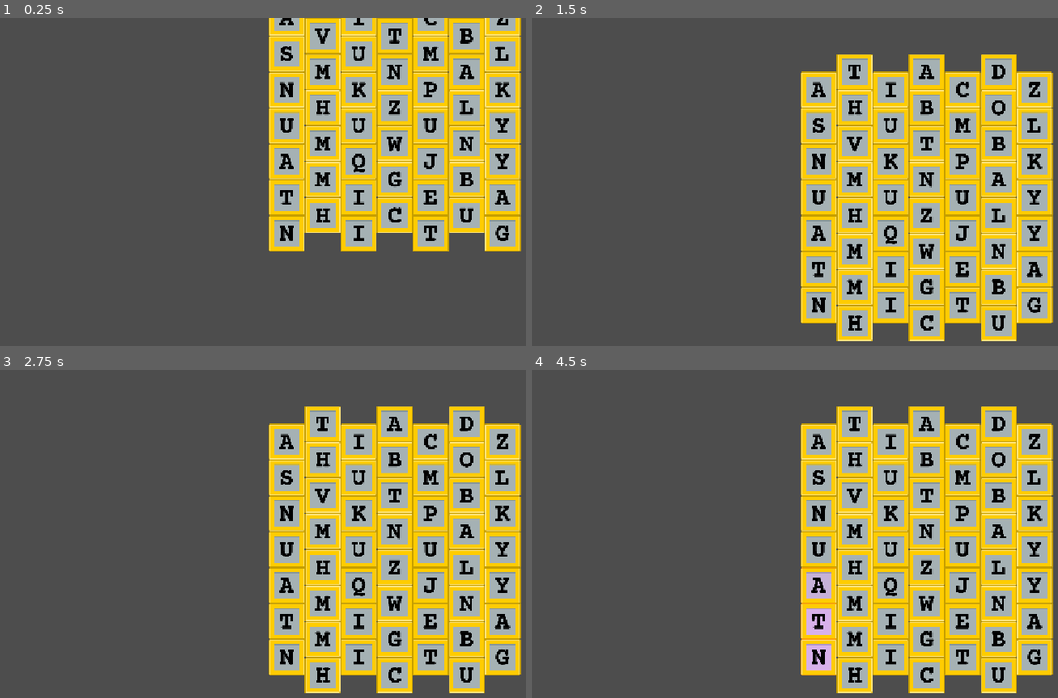
Above: before the commit, frames 1-4 (two rows, left to right).
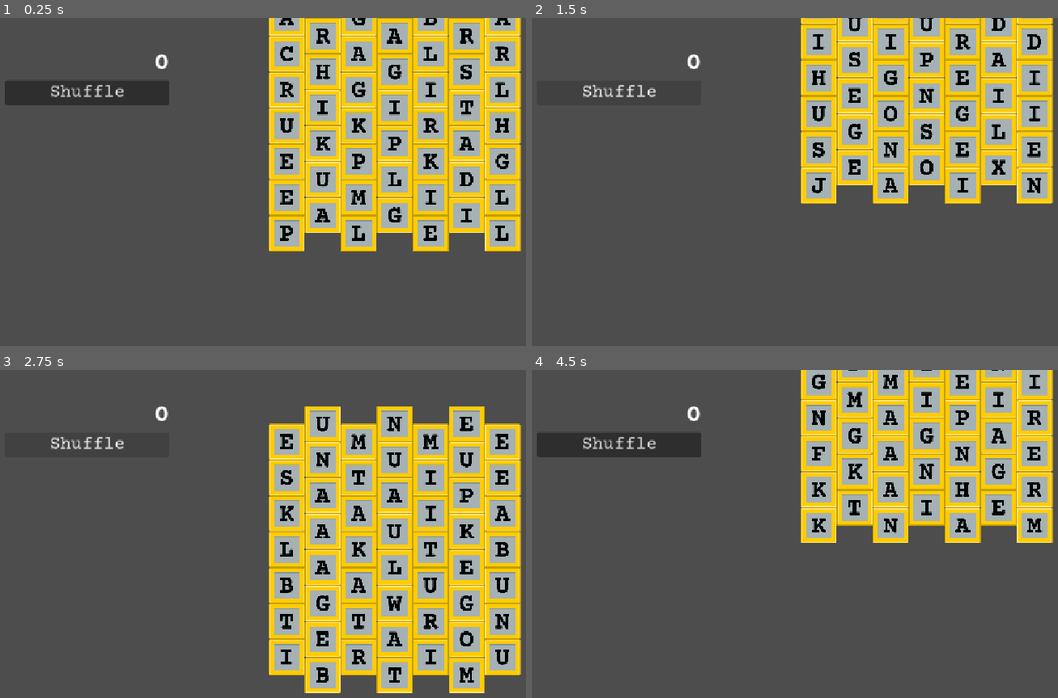
Above: after the commit, the same moments.

Repository: Kurrahman/kutubuku-godot
Game: Godot game, scene res://scenes/Game.tscn
Same seed, same stepped clock (60 frames per second), same inputs: the game is played once before the commit and once after it.
Inputs (mouse positions are in pixels of both pictures, inside the frame that each line leads up to):
- Up to frame 1 (0.25 s): no input
- Up to frame 2 (1.5 s): click (621, 93) at 0.5 s, where only the run after the commit has a clickable "Shuffle"; click (621, 93) at 1.25 s, where only the run after the commit has a clickable "Shuffle"
- Up to frame 3 (2.75 s): click (89, 445) at 2 s, where only the run after the commit has a clickable "Shuffle"
- Up to frame 4 (4.5 s): tap Enter at 2.75, 4.25 s; move the mouse to (821, 658) at 2.77 s; click (821, 658) at 2.92 s; tap Space at 3.5 s; move the mouse to (821, 622) at 3.52 s; click (821, 622) at 3.67 s; move the mouse to (821, 586) at 4.27 s; click (821, 586) at 4.42 s

The runs differ from the first frame. In frame 1, 4.7% of the frame differs, in the area x 0-98%, y 0-68%; in frame 2, 37%; in frame 3, 2.9%; in frame 4, 40%, in the area x 0-100%, y 0-99%.

Commit message:
add basic game mechanic

Diff:
--- /dev/null
+++ b/game-components/Sidebar.tscn
@@ -0,0 +1,26 @@
+[gd_scene format=3 uid="uid://damkepm57esnn"]
+
+[ext_resource type="Script" uid="uid://cvcdvhqwp33rn" path="res://scripts/score.gd" id="1_f2jtf"]
+[ext_resource type="FontFile" uid="uid://xsv5kaod5wnw" path="res://assets/fonts/CourierPrime-Bold.ttf" id="1_xoiwc"]
+[ext_resource type="FontFile" uid="uid://n5vv741o16jp" path="res://assets/fonts/CourierPrime-Regular.ttf" id="3_o5ujk"]
+
+[node name="Sidebar" type="VBoxContainer" unique_id=1289619566]
+offset_left = -144.0
+offset_top = -256.0
+offset_right = 148.0
+offset_bottom = 256.0
+script = ExtResource("1_f2jtf")
+
+[node name="Score" type="Label" parent="." unique_id=1474751347]
+layout_mode = 2
+size_flags_horizontal = 8
+theme_override_fonts/font = ExtResource("1_xoiwc")
+theme_override_font_sizes/font_size = 45
+
+[node name="Button" type="Button" parent="." unique_id=1163351935]
+layout_mode = 2
+theme_override_fonts/font = ExtResource("3_o5ujk")
+theme_override_font_sizes/font_size = 32
+text = "Shuffle"
+
+[connection signal="pressed" from="Button" to="." method="_on_shuffle_pressed"]
--- a/game-components/Tile.tscn
+++ b/game-components/Tile.tscn
@@ -18,6 +18,18 @@
 "update": 0,
 "values": [Vector2(0, 0)]
 }
+tracks/1/type = "value"
+tracks/1/imported = false
+tracks/1/enabled = true
+tracks/1/path = NodePath("Label:offset_transform_position")
+tracks/1/interp = 1
+tracks/1/loop_wrap = true
+tracks/1/keys = {
+"times": PackedFloat32Array(0),
+"transitions": PackedFloat32Array(1),
+"update": 0,
+"values": [Vector2(0, 0)]
+}
 
 [sub_resource type="Animation" id="Animation_2isxq"]
 resource_name = "shake"
@@ -30,6 +42,18 @@
 tracks/0/loop_wrap = true
 tracks/0/keys = {
 "times": PackedFloat32Array(0.001, 0.03, 0.07, 0.1, 0.13),
+"transitions": PackedFloat32Array(1, 1, 1, 1, 1),
+"update": 0,
+"values": [Vector2(0, 0), Vector2(32, 0), Vector2(0, 0), Vector2(-32, 0), Vector2(0, 0)]
+}
+tracks/1/type = "value"
+tracks/1/imported = false
+tracks/1/enabled = true
+tracks/1/path = NodePath("Label:offset_transform_position")
+tracks/1/interp = 1
+tracks/1/loop_wrap = true
+tracks/1/keys = {
+"times": PackedFloat32Array(0, 0.03, 0.07, 0.1, 0.13),
 "transitions": PackedFloat32Array(1, 1, 1, 1, 1),
 "update": 0,
 "values": [Vector2(0, 0), Vector2(32, 0), Vector2(0, 0), Vector2(-32, 0), Vector2(0, 0)]
@@ -67,9 +91,12 @@
 grow_horizontal = 2
 grow_vertical = 2
 size_flags_horizontal = 4
+offset_transform_enabled = true
+offset_transform_visual_only = false
 theme_override_colors/font_color = Color(0, 0, 0, 1)
 theme_override_fonts/font = ExtResource("3_3njqm")
 theme_override_font_sizes/font_size = 180
+text = "P"
 horizontal_alignment = 1
 vertical_alignment = 1
 
--- a/scenes/Game.tscn
+++ b/scenes/Game.tscn
@@ -1,8 +1,18 @@
 [gd_scene format=3 uid="uid://dk1beeesexyy0"]
 
 [ext_resource type="PackedScene" uid="uid://c5pnga6wfcq1a" path="res://game-components/Board.tscn" id="1_ibkli"]
+[ext_resource type="PackedScene" uid="uid://damkepm57esnn" path="res://game-components/Sidebar.tscn" id="2_qbsmt"]
 
 [node name="Game" type="Node2D" unique_id=1896338393]
 
 [node name="Board" parent="." unique_id=907200007 instance=ExtResource("1_ibkli")]
 position = Vector2(832, 320)
+
+[node name="Sidebar" parent="." unique_id=1289619566 instance=ExtResource("2_qbsmt")]
+offset_left = 139.0
+offset_top = 55.0
+offset_right = 431.0
+offset_bottom = 567.0
+
+[connection signal="word_submitted" from="Board" to="Sidebar" method="_on_board_word_submitted"]
+[connection signal="shuffle" from="Sidebar" to="Board" method="_on_shuffle_pressed"]
--- a/scripts/board.gd
+++ b/scripts/board.gd
@@ -1,4 +1,6 @@
 extends Node2D
+
+signal word_submitted(word)
 
 var columns = []
 var column_heights = [7,8,7,8,7,8,7]
@@ -31,12 +33,20 @@
 		column.remove_tile(tile)
 
 func fill_board():
-	for column in columns:
+	for column in self.columns:
 		column.fill_column()
 
 func collapse_board():
 	for column in self.columns:
 		column.collapse_column()
+
+func empty_board():
+	for column in self.columns:
+		column.empty_column()
+
+func reset_board():
+	empty_board()
+	fill_board()
 
 func get_wait_duration():
 	var max_tile_in_column = 0
@@ -50,31 +60,49 @@
 		if (n > max_tile_in_column): max_tile_in_column = n
 	return max_tile_in_column * 0.1
 
+func remove_submitted_word():
+	var duration = get_wait_duration()
+	for t in self.selected_tiles:
+		remove_tile(t)
+		self.selected_tiles = []
+		collapse_board()
+	await get_tree().create_timer(duration).timeout
+	fill_board()
+
+func unselect_all_tiles():
+	for t in self.selected_tiles:
+		t.unselect()
+	self.selected_tiles = []
+
+func submit_word():
+	var word = get_selected_word()
+	if not Dict.word_lookup(word):
+		shake_selected_tiles()
+		return
+	word_submitted.emit(word)
+	remove_submitted_word()
+
 func _on_tile_clicked(tile):
 	if !self.selected_tiles.is_empty():
+		# theres already selected tiles
 		var last_tile = self.selected_tiles.back()
-		var word = get_selected_word()
 		if last_tile == tile:
-			if not Dict.word_lookup(word):
-				shake_selected_tiles()
-				return
-			var duration = get_wait_duration()
-			for t in self.selected_tiles:
-				remove_tile(t)
-			self.selected_tiles = []
-			collapse_board()
-			await get_tree().create_timer(duration).timeout
-			fill_board()
+			# click on last tile
+			submit_word()
+			return
+		elif not tile.is_selected and not last_tile.is_neighbor(tile):
+			unselect_all_tiles()
 			return
 
-		if last_tile != null and not tile.is_selected:
-			if not last_tile.is_neighbor(tile):
-				return
 	if (tile not in selected_tiles):
 		tile.select()
 		self.selected_tiles.append(tile)
 	else:
-		var idx = self.selected_tiles.find(tile)
+		var idx = self.selected_tiles.find(tile) + 1
 		for i in range(len(self.selected_tiles) - idx):
 			self.selected_tiles[idx].unselect()
 			self.selected_tiles.remove_at(idx)
+
+
+func _on_shuffle_pressed() -> void:
+	reset_board()
--- a/scripts/column.gd
+++ b/scripts/column.gd
@@ -20,7 +20,7 @@
 	fill_column()
 
 func fill_column() -> void:
-	spawn_tile(self.row - len(stack))
+	spawn_tile(self.row - len(self.stack))
 
 func spawn_tile(n :int = 1) -> void:
 	if (len(stack) < self.row):
@@ -28,7 +28,7 @@
 			var start_y = -(tile_height * (self.row + i))
 			var end_y = -(tile_height * (len(stack)))
 			var new_tile = tile_scene.instantiate()
-			stack.append(new_tile)
+			self.stack.append(new_tile)
 			new_tile.position.y = start_y
 			new_tile.tile_clicked.connect(_on_tile_clicked)
 			add_child(new_tile)
@@ -36,12 +36,18 @@
 
 func collapse_column():
 	for i in len(stack):
-		stack[i].move_to(-(tile_height * i))
+		self.stack[i].move_to(-(tile_height * i))
 
 func remove_tile(tile):
 	if tile not in stack: return
-	stack.remove_at(stack.find(tile))
+	self.stack.remove_at(self.stack.find(tile))
 	tile.queue_free()
+
+func empty_column():
+	for i in range(len(self.stack)):
+		var tile = self.stack.pop_back()
+		tile.queue_free()
+
 
 func _on_tile_clicked(tile):
 	tile_clicked.emit(tile)
--- a/scripts/dict.gd
+++ b/scripts/dict.gd
@@ -21,9 +21,9 @@
 		var middle = (left + right) / 2
 		if (middle == left): break
 		if word < self.dictionary[middle]:
-			right = middle - 1
+			right = middle
 		elif word > self.dictionary[middle]:
-			left = middle + 1
+			left = middle
 		else: return true
 	return word == self.dictionary[left]
 
--- /dev/null
+++ b/scripts/score.gd
@@ -0,0 +1,67 @@
+extends VBoxContainer
+var word_score = {
+	"A": 50,
+	"B": 150,
+	"C": 150,
+	"D": 100,
+	"E": 50,
+	"F": 200,
+	"G": 100,
+	"H": 200,
+	"I": 50,
+	"J": 400,
+	"K": 250,
+	"L": 50,
+	"M": 150,
+	"N": 50,
+	"O": 50,
+	"P": 150,
+	"Q": 500,
+	"R": 50,
+	"S": 50,
+	"T": 50,
+	"U": 50,
+	"V": 200,
+	"W": 200,
+	"X": 400,
+	"Y": 200,
+	"Z": 500,
+}
+var score: int = 0
+@onready var score_text: Label = $Score
+
+signal shuffle
+# Called when the node enters the scene tree for the first time.
+func _ready() -> void:
+	self.score_text.text = '0'
+	pass # Replace with function body.
+
+# Called every frame. 'delta' is the elapsed time since the previous frame.
+func _process(delta: float) -> void:
+	pass
+
+func get_multiplier(word) -> float:
+	var n = len(word)
+	match n:
+		2: return 1.0
+		3: return 1.0
+		4: return 1.2
+		5: return 1.5
+		6: return 2
+		7: return 3
+		_: return 5
+
+func calculate_word_score(word) -> int:
+	var score = 0
+	for c in word:
+		score += self.word_score.get(c)
+	return score * get_multiplier(word)
+
+
+func _on_board_word_submitted(word: Variant) -> void:
+	self.score += calculate_word_score(word)
+	self.score_text.text = str(self.score)
+
+
+func _on_shuffle_pressed() -> void:
+	shuffle.emit()
--- a/scripts/utils.gd
+++ b/scripts/utils.gd
@@ -1,21 +1,50 @@
 extends Node
+var letter_dist= {
+	"A": 14.492949,
+	"B": 2.931469,
+	"C": 0.912545,
+	"D": 2.019922,
+	"E": 10.593054,
+	"F": 0.550071,
+	"G": 4.662511,
+	"H": 1.51226,
+	"I": 7.148434,
+	"J": 0.834961,
+	"K": 5.594015,
+	"L": 3.885425,
+	"M": 5.468035,
+	"N": 9.955171,
+	"O": 3.491769,
+	"P": 3.44936,
+	"Q": 0.005239,
+	"R": 6.242625,
+	"S": 4.626338,
+	"T": 4.828655,
+	"U": 4.631078,
+	"V": 0.191839,
+	"W": 0.445545,
+	"X": 0.007235,
+	"Y": 0.797541,
+	"Z": 0.09779
+}
+var randomizer = RandomNumberGenerator.new()
+var letter_bucket: Array[String] = []
 
-var randomizer = RandomNumberGenerator.new()
-var letter_groups = [
-	['A', 'E', 'I', 'R', 'N', 'K', 'M', 'T', 'U', 'G'],
-	['B', 'S', 'D', 'H', 'L', 'O', 'P', 'C', 'J', 'Y'],
-	['F', 'Q', 'V', 'W', 'X', 'Z']
-]
+func fill_bucket():
+	if not self.letter_bucket.is_empty(): return
+	for i in range(65, 90):
+		for _j in range(ceil(letter_dist.get(char(i)) * 10)):
+			self.letter_bucket.append(char(i))
 
-var group_index_distribution = [0,0,0,0,0,1,1,1,2]
 # Called when the node enters the scene tree for the first time.
 func _ready() -> void:
+	fill_bucket()
 	pass # Replace with function body.
-
 
 # Called every frame. 'delta' is the elapsed time since the previous frame.
 func _process(delta: float) -> void:
 	pass
 
 func random_letter() -> String:
-	return self.letter_groups[self.group_index_distribution.pick_random()].pick_random()
+	if self.letter_bucket.is_empty(): fill_bucket()
+	return self.letter_bucket.pick_random()
Not shown, added: scripts/score.gd.uid
Not shown, added: assets/dictionary/sandbox.py
